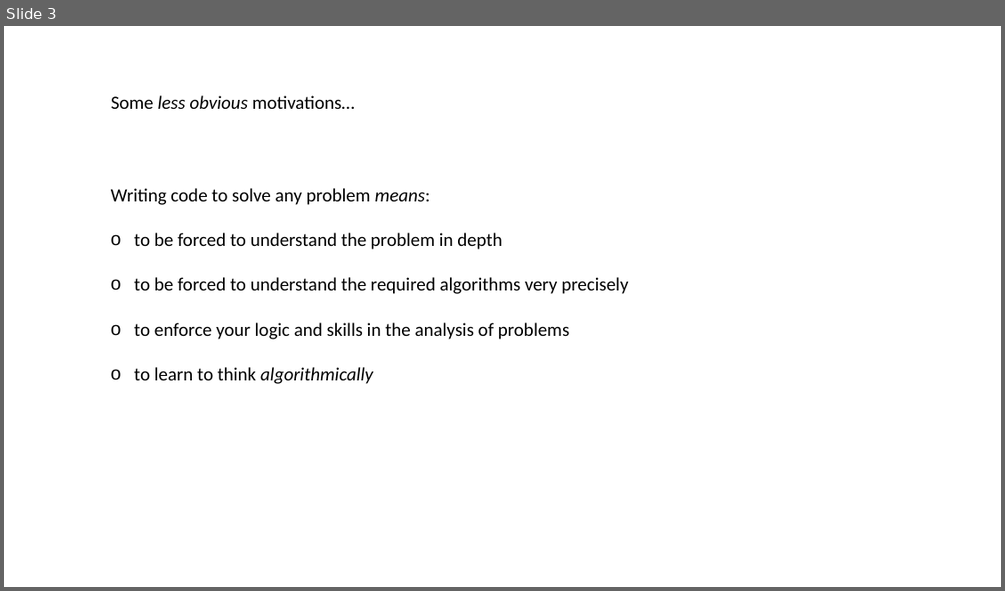
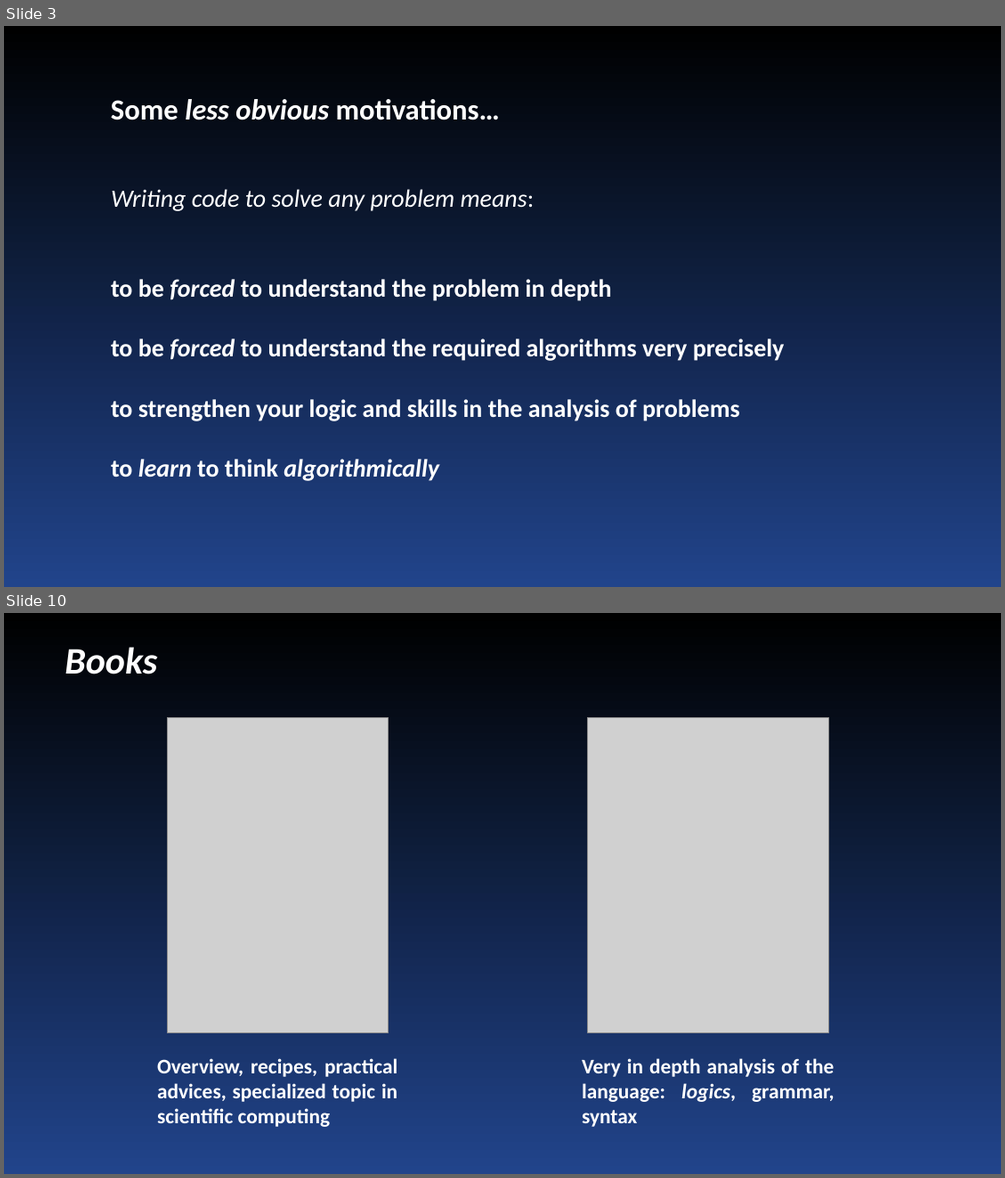
Before and after one commit to Mauro-Prencipe/Python_course_2022, a slide deck: Intro.pptx. Shown one above the other, each under a label of ours: slide 3 before the commit, slides 3 and 10 after it; the slides between them are not shown. The pictures are 1005x591 and 1005x1178 pixels, drawn with LibreOffice and Linux fonts; fonts in the diff are those of the drawing; grey boxes stand for pictures. Boxes give left, top, right and bottom in pixels: in the first picture for what was removed or moved away, otherwise in the second. Text is boxed around its words. In the diff, an @@ line names an element or a change of style, - is before the commit and + after.

```diff
--- a/Intro.pptx
+++ b/Intro.pptx
@@ slide 10 added at bbox=[4, 613, 1001, 1174], background gradient #000000 to #21448B @@
@@ text added at bbox=[65, 647, 157, 674], 36 pt, text #FFFFFF, bold, italic @@
+Books
@@ picture added at bbox=[167, 718, 388, 1032] @@
@@ picture added at bbox=[588, 718, 829, 1032] @@
@@ text added at bbox=[157, 1058, 397, 1127], 20 pt, text #FFFFFF, bold @@
+Overview, recipes, practical advices, specialized topic in scientific computing
@@ text added at bbox=[582, 1058, 834, 1127], 20 pt, text #FFFFFF, bold @@
+Very in depth analysis of the language: logics, grammar, syntax
@@ slide 3 changed as well @@
@@ background #FFFFFF to gradient #000000 to #21448B @@
@@ text "Some less obvious motivations…" at bbox=[111, 99, 500, 120]: size 18 to 28 pt, text colour #000000 to #FFFFFF, bold on @@
@@ text at bbox=[111, 189, 785, 481]: size 18 to 24 pt, text colour #000000 to #FFFFFF in "Writing code to solve any problem means:", "to be forced to understand the problem ...", "to be forced to understand the required ...", "to learn to think algorithmically"; italic on in "Writing code to solve any problem", "forced", "forced", "learn"; bold on in "to be forced to understand the problem ...", "to be forced to understand the required ...", "to learn to think algorithmically"; bullet o to none @@
@@ text at bbox=[111, 399, 740, 421]: text changed; size 18 to 24 pt; text colour #000000 to #FFFFFF; bold on @@
-o to enforce your logic and skills in the analysis of problems
+to strengthen your logic and skills in the analysis of problems
```
Also in this commit, not shown: 3 other slides changed, 6 other slides added, 1 other file.
